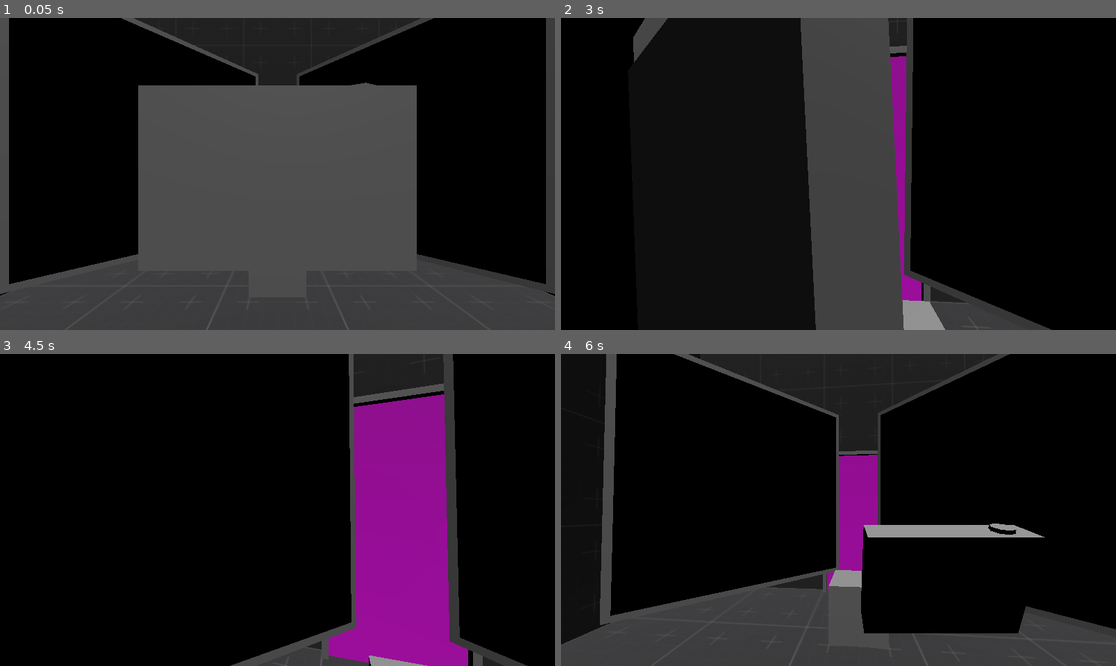
Above: before the commit, frames 1-4 (two rows, left to right).
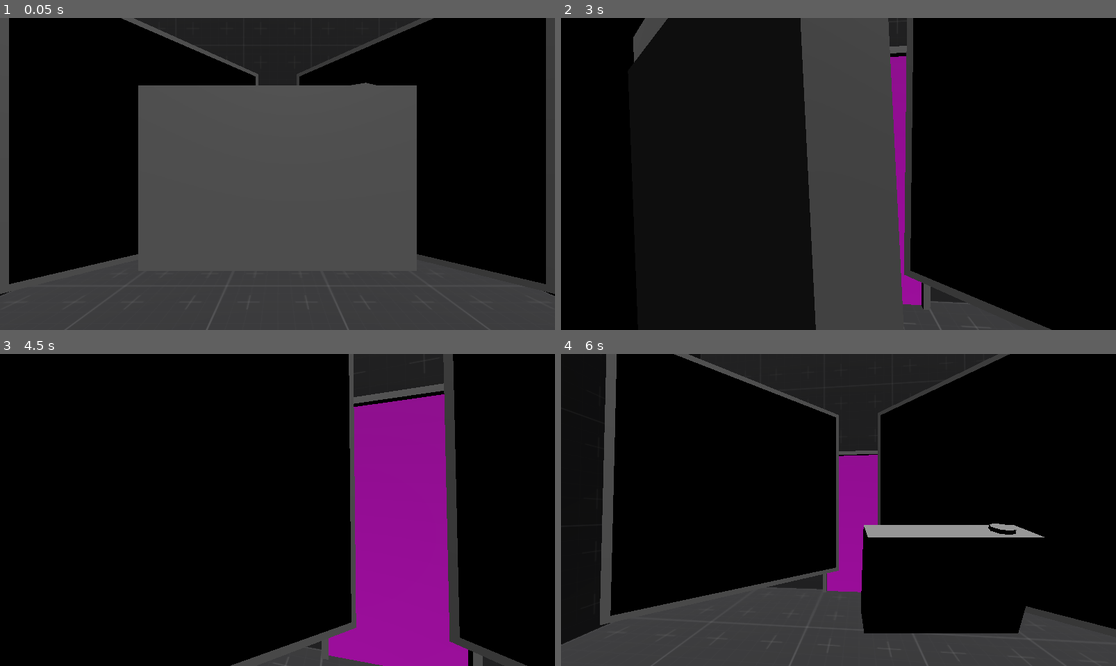
Above: after the commit, the same moments.

Repository: Wowe-Peanut/GetReal
Game: Godot game, scene res://test.tscn
Two runs of this game, one before a commit and one after it. Both use one fixed random seed, a clock stepped at 60 frames per second and the inputs below.
Inputs (mouse positions are in pixels of both pictures, inside the frame that each line leads up to):
- Up to frame 1 (0.05 s): no input
- Up to frame 2 (3 s): tap Enter at 0.5 s; move the mouse to (866, 174) at 0.52 s; hold Right mouse button (aim) 0.53-1.28 s; hold W (move_forward) from 0.53 s (still down); click (866, 174) at 0.67 s; tap Space (jump) at 0.77, 1.52 s; move the mouse to (810, 174) at 1.27 s; click (810, 174) at 1.35 s; tap R (reset) at 2, 2.75 s; move the mouse to (849, 167) at 2.02 s; tap Backspace at 2.1 s; move the mouse to (832, 180) at 2.77 s; tap Delete at 2.85 s; click (832, 180) at 2.92 s
- Up to frame 3 (4.5 s): keep holding W (move_forward); tap Space (jump) at 3.02, 3.77 s; move the mouse to (316, 513) at 3.52 s; tap F at 3.6 s; tap R (reset) at 4.25 s; move the mouse to (233, 506) at 4.27 s; tap Enter at 4.35 s
- Up to frame 4 (6 s): tap Space (jump) at 4.52 s; move the mouse to (844, 510) at 5.02 s; tap Z at 5.1 s; click (844, 510) at 5.17 s; tap R (reset) at 5.75 s; move the mouse to (816, 503) at 5.77 s; release W (move_forward) at 5.78 s; hold E (right_hand_interact) from 5.78 s (still down); right-click (816, 503) at 5.85 s

The runs differ from the first frame. In frame 2, 0.6% of the frame differs, in the area x 61-70%, y 90-100%; in frame 3, 0.2%; in frame 4, 0.4%.

Commit message:
box types and shit

Diff:
--- a/box.gd
+++ b/box.gd
@@ -1,27 +1,71 @@
 extends RigidBody3D
+
+@export var type: BoxType = BoxType.DEFAULT
+@export var sticky: bool = false
 
 @onready var mesh: MeshInstance3D = $Mesh
 @onready var coyote_timer: Timer = $CoyoteTimer
 
-@export var disabled: bool = false
+
+enum BoxType {
+	DEFAULT,
+	PERSISTANT,
+	INVERSE
+}
 
 signal destroyed
 
+var disabled: bool = false
+
+
 # Called when the node enters the scene tree for the first time.
 func _ready() -> void:
+	if type == BoxType.PERSISTANT: disabled = true
+
 	coyote_timer.timeout.connect(destroy_self)
 
 
+func disable(to_disable: bool) -> void:
+	if type == BoxType.PERSISTANT or type == BoxType.INVERSE:
+		return
+
+	disabled = to_disable
+
+
+func is_seen():
+	if disabled: return
+
+	match(type):
+		BoxType.DEFAULT:
+			stop_coyote_timer()
+		BoxType.INVERSE:
+			mesh.visible = false
+			remove_from_group("holdable")
+			print("disabled")
+
+
+func not_seen():
+	if disabled: return
+
+	match(type):
+		BoxType.DEFAULT:
+			start_coyote_timer()
+		BoxType.INVERSE:
+			mesh.visible = true
+			add_to_group("holdable")
+			print("not disabled")
+
+
 func start_coyote_timer() -> void:
-	if not disabled and coyote_timer.is_stopped():
+	if coyote_timer.is_stopped():
+		print("starting coyote_timer")
 		coyote_timer.start()
-		print("starting coyote_timer")
 
 
 func stop_coyote_timer():
 	if not coyote_timer.is_stopped():
+		print("stopping coyote_timer")
 		coyote_timer.stop()
-		print("stopping coyote_timer")
 
 
 func destroy_self() -> void:
--- a/box.tscn
+++ b/box.tscn
@@ -20,6 +20,7 @@
 physics_material_override = SubResource("PhysicsMaterial_dtxx0")
 freeze_mode = 1
 script = ExtResource("1_odnql")
+type = 2
 
 [node name="Collision" type="CollisionShape3D" parent="."]
 shape = SubResource("BoxShape3D_fsolg")
--- a/button.gd
+++ b/button.gd
@@ -19,11 +19,13 @@
 
 
 func _on_body_entered(body):
-	if not body in bodies: bodies.append(body)
+	if not body in bodies:
+		bodies.append(body)
 	modify_power()
 	print("Entered: ", bodies, powered)
 
 func _on_body_exited(body):
-	if body in bodies: bodies.erase(body)
+	if body in bodies:
+		bodies.erase(body)
 	modify_power()
 	print("Exited: ", bodies, powered)
--- a/camera.gd
+++ b/camera.gd
@@ -32,7 +32,7 @@
 	get_parent().add_child(proxy)
 	proxies.append(proxy)
 
-	original_box.disabled = true
+	original_box.disable(true) # this is scary because we don't know if it should actually be disabled
 	boxes_handled.append(original_box)
 
 
@@ -42,7 +42,7 @@
 	proxies.clear()
 
 	for box in boxes_handled:
-		box.disabled = false
+		box.disable(false) # same as above comment
 	boxes_handled.clear()
 
 
--- a/mirror_reflection.gd
+++ b/mirror_reflection.gd
@@ -3,7 +3,7 @@
 
 @export_flags_3d_render var mirror_cam_cull_mask = 3
 @export_flags_3d_render var render_layer = 0
-@export var reflection_type: BaseReflectionType = BaseReflectionType.PlayerReflection
+@export var reflection_type: BaseReflectionType = BaseReflectionType.PLAYER_REFLECTION
 @export var disabled: bool = false:
 	set(value):
 		update_viewport(value)
@@ -15,8 +15,8 @@
 @onready var observer: Observer = $View/MirrorCam/Observer
 
 enum BaseReflectionType {
-	PlayerReflection = 3,
-	CameraReflection = 5
+	PLAYER_REFLECTION = 3,
+	CAMERA_REFLECTION = 5
 }
 
 var camera_to_reflect: Camera3D = null
--- a/player_observer.gd
+++ b/player_observer.gd
@@ -22,13 +22,13 @@
 	# iterate in all the boxes the player can see (even through other observers)
 	for box in observed:
 		# stop coyote time if started
-		box.stop_coyote_timer()
+		box.is_seen()
 		# remove box from list of all boxes in scene
 		boxes.erase(box)
 
 	# any remaining boxes must not be able to be seen. start coyote time for them
 	for box in boxes:
-		box.start_coyote_timer()
+		box.not_seen()
 		pass
 
 func is_obscured(state: PhysicsDirectSpaceState3D, box: RigidBody3D) -> bool:
--- a/test.tscn
+++ b/test.tscn
@@ -22,7 +22,7 @@
 transform = Transform3D(1, 0, 0, 0, 1, 0, 0, 0, 1, 0, -1.4, -0.5)
 
 [node name="Box" parent="LevelBase/Boxes" index="0" instance=ExtResource("2_nndio")]
-transform = Transform3D(1, 0, 0, 0, 1, 0, 0, 0, 1, 0, -2.2, -2)
+transform = Transform3D(1, 0, 0, 0, 1, 0, 0, 0, 1, 0, -2.1, 1.5)
 
 [node name="Button" parent="LevelBase/Puzzle Elements" index="1" instance=ExtResource("5_q0qv2")]
 transform = Transform3D(1, 0, 0, 0, 1, 0, 0, 0, 1, 0, -2.475, 1.5)
Not shown: 1 places in mirror_reflection.tscn that only renumber resources
Not shown, changed: kanban_tasks_data.kanban
